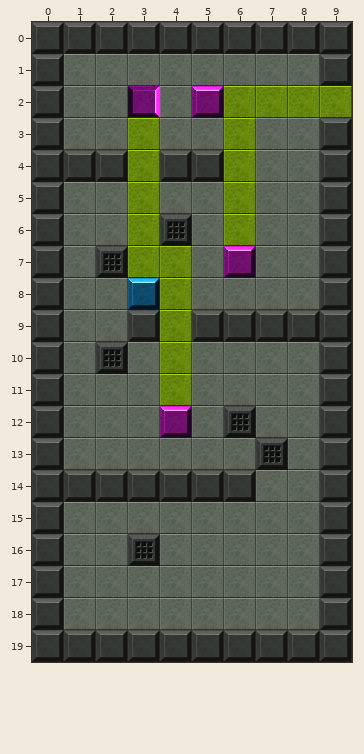
Tiled map, stored at client/public/assets/tutorial.tmx. The picture above was drawn from the file before the commit.
Cells are 32x32 px. Shown: x 0..9, y 0..19.
After the commit:
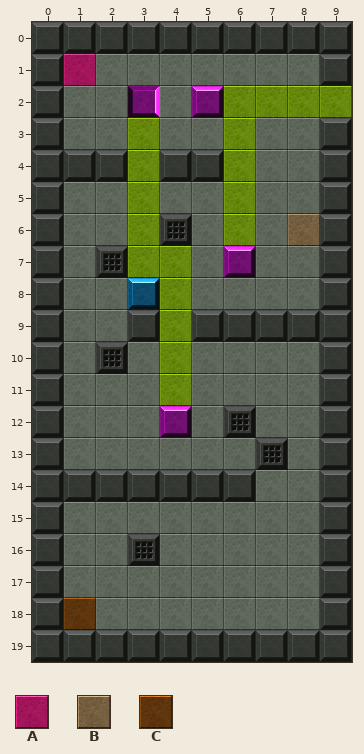
Key: from "tilesBackground": A 98, B 112, C 126.
_ is an empty cell.
Tiles of an added or newly shown layer are drawn over the layers below it.
Changes in this commit:
Layer "startLayer" (added):
y 1: x 1 _ -> A
y 6: x 8 _ -> B
y 18: x 1 _ -> C
Where, in picture pixels (left, top, right, bottom), the same in both pictures:
added: (64, 54, 96, 86)
added: (288, 214, 320, 246)
added: (64, 598, 96, 630)
